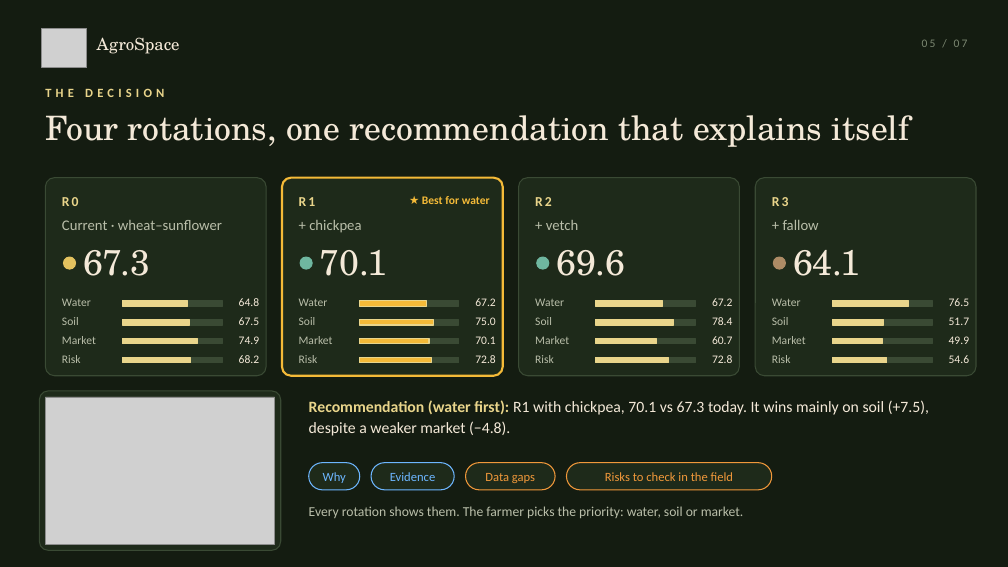
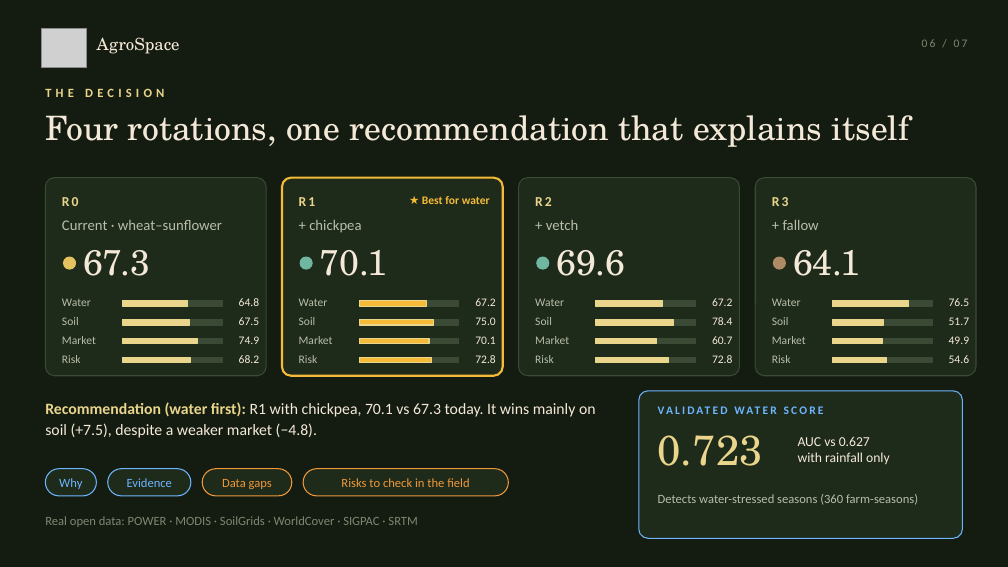
Before and after one commit to jesus1516/Ciberpiso, a slide deck: slide 6 of presentation/AgroSpace-EN.pptx (slide 5 before the commit). Drawn at 1008x567 pixels with LibreOffice and Linux fonts; fonts in the diff are those of the drawing; grey boxes stand for pictures. Boxes give left, top, right and bottom in pixels: in the first picture for what was removed or moved away, otherwise in the second. Text is boxed around its words. In the diff, an @@ line names an element or a change of style, - is before the commit and + after.

```diff
--- a/presentation/AgroSpace-EN.pptx
+++ b/presentation/AgroSpace-EN.pptx
@@ text at [922, 39, 968, 47]: text changed @@
-05 / 07
+06 / 07
@@ rounded rectangle removed at [39, 391, 281, 551] @@
@@ text "Recommendation (water first): R1 with ..." rewrapped from [309, 400, 929, 436] to [45, 402, 596, 438] @@
@@ picture removed at [45, 397, 274, 544] @@
@@ rounded rectangle added at [639, 391, 963, 538], fill #1E2A1A, outline #6DB6FF 1 pt @@
@@ text added at [658, 435, 763, 466], 40 pt, text #E9D58B @@
+0.723
@@ text added at [798, 436, 890, 465], 13 pt, text #F4E9D8 @@
+AUC vs 0.627
+with rainfall only
@@ rounded rectangle added at [45, 469, 97, 496], fill #1E2A1A, outline #6DB6FF 1 pt @@
@@ rounded rectangle: place and size @@
-rounded rectangle at [309, 463, 360, 490]
+rounded rectangle at [108, 469, 191, 496]
@@ rounded rectangle: place and size @@
-rounded rectangle at [371, 463, 454, 490]
+rounded rectangle at [202, 469, 292, 496]
@@ rounded rectangle at [202, 469, 292, 496]: outline #6DB6FF 1 pt to #F0983A 1 pt @@
@@ rounded rectangle: place and size @@
-rounded rectangle at [466, 463, 556, 490]
+rounded rectangle at [303, 469, 508, 496]
@@ 4 texts: place and size @@
-4 texts at [323, 472, 733, 483]
+4 texts at [59, 478, 469, 489]
@@ rounded rectangle removed at [566, 463, 771, 490] @@
@@ text at [309, 506, 744, 518]: text changed; size 13 to 11 pt; text colour #B9BEA9 to #6DB6FF; bold on @@
-Every rotation shows them. The farmer picks the priority: water, soil or market.
+VALIDATED WATER SCORE
@@ text added at [658, 494, 918, 505], 12 pt, text #B9BEA9 @@
+Detects water-stressed seasons (360 farm-seasons)
@@ text added at [45, 516, 417, 527], 12 pt, text #7C8872 @@
+Real open data: POWER · MODIS · SoilGrids · WorldCover · SIGPAC · SRTM
```
Also in this commit, not shown: 4 other slides changed, 1 slide added, 1 slide removed, 5 other files.
